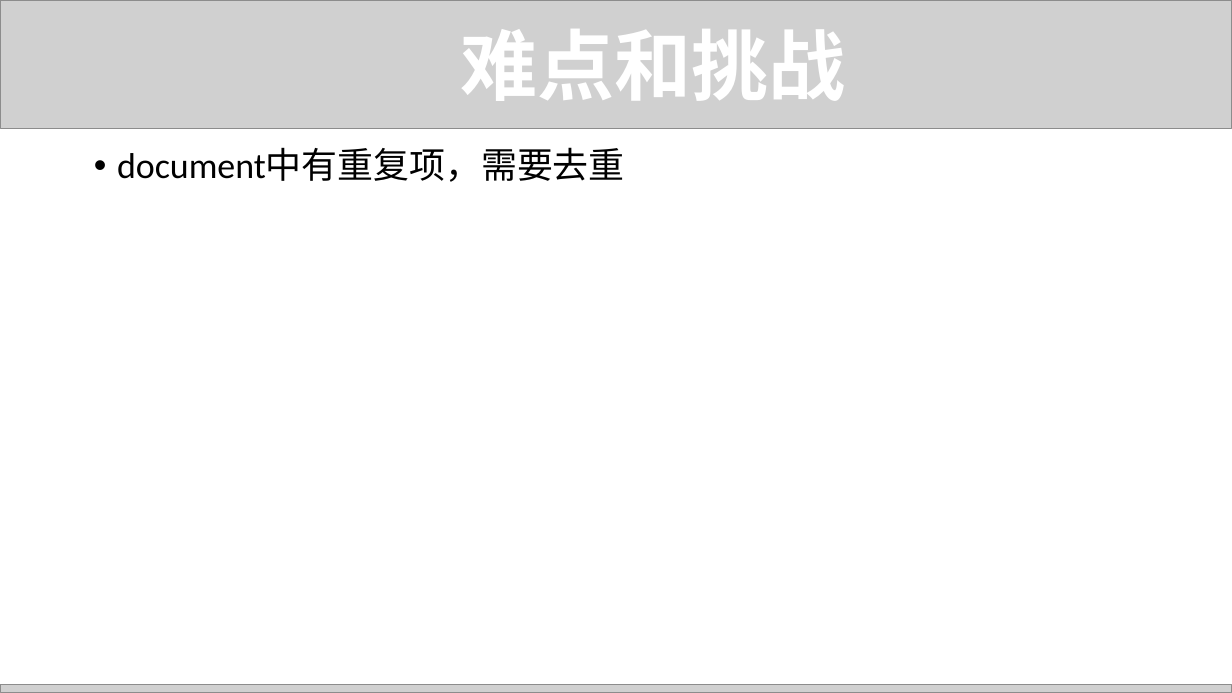
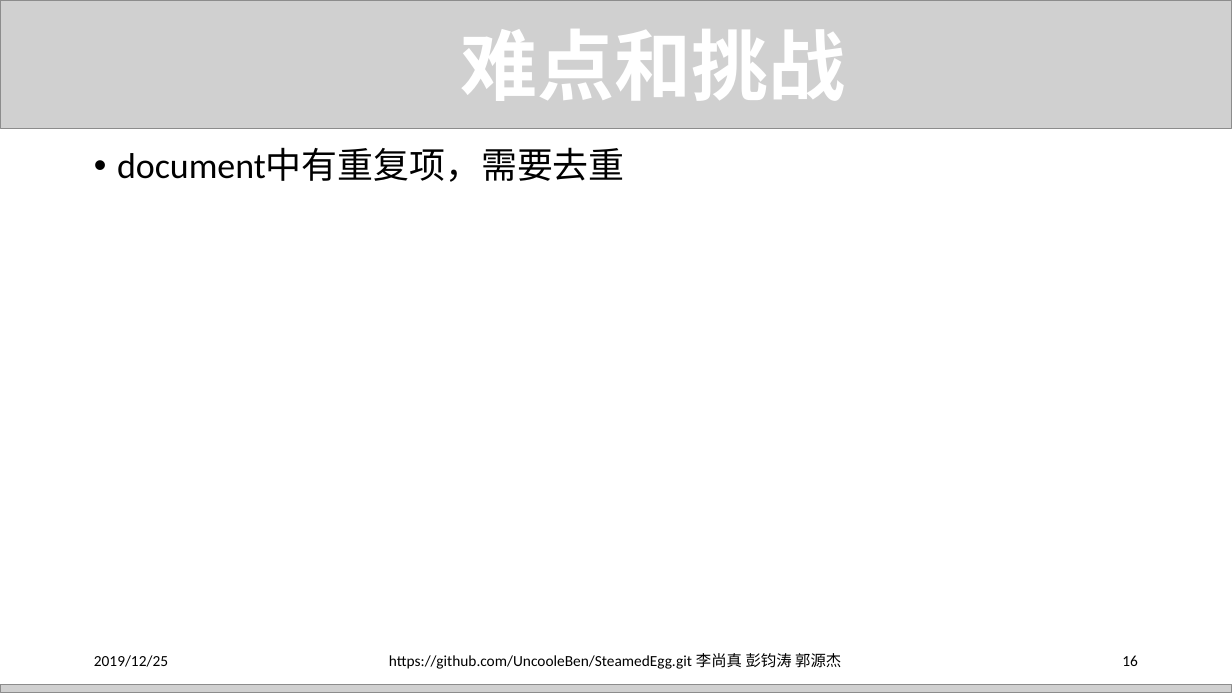
Before and after one commit to UncooleBen/NoSQL-project, a slide deck: slide 16 of docs/Presentation.pptx. Drawn at 1232x693 pixels with LibreOffice and Linux fonts; fonts in the diff are those of the drawing; grey boxes stand for pictures; background and template pictures are left out. Boxes give left, top, right and bottom in pixels: in the first picture for what was removed or moved away, otherwise in the second. Text is boxed around its words. In the diff, an @@ line names an element or a change of style, - is before the commit and + after.

```diff
--- a/docs/Presentation.pptx
+++ b/docs/Presentation.pptx
@@ text added at [94, 655, 168, 667], 12 pt, text #000000 @@
+2019/12/25
@@ text added at [389, 653, 841, 669], 12 pt, text #000000 @@
+https://github.com/UncooleBen/SteamedEgg.git 李尚真 彭钧涛 郭源杰
@@ page number added at [1122, 655, 1138, 666], 12 pt, text #000000 @@
+16
```
Also in this commit, not shown: 16 other slides changed, 6 other files.
